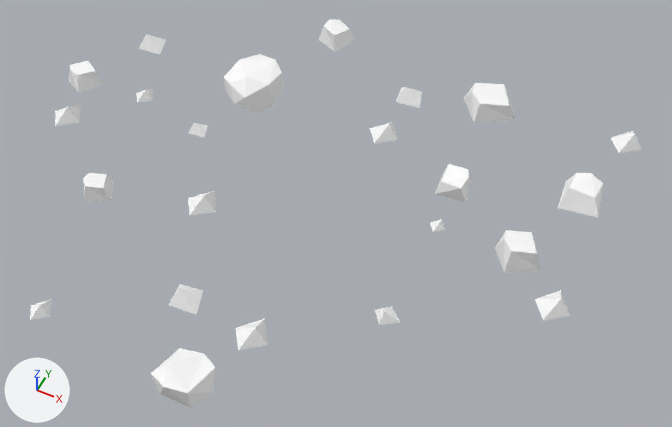
The glTF model public/siege/scifi/nature_SM_Terrain_Rubble_Pebbles_03.gltf: old version first, new version second.
Camera for both pictures: a 50 mm lens placed at (1.23, -2.06, 2.53), pointed at (0.21, -0.01, -0.04). The axes (+X, +Y, +Z) are drawn at lower left. The lights are the same throughout. The first picture is the older version. Where no turn or scale is listed for an object, it has been applied to the vertices.

The first picture shows 'SM_Terrain_Rubble_Pebbles_03'.
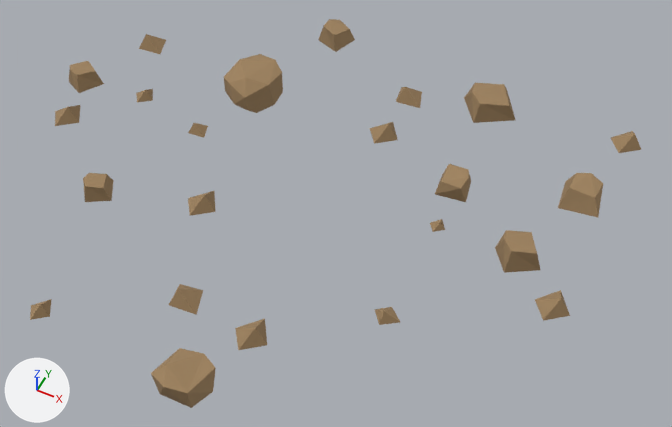
Boxes [x1, y1, x2, y2] around the edits, measured in the pictures (672 x 427 px):
'SM_Terrain_Rubble_Pebbles_03', surface changed
    both: [30, 19, 641, 408]

Edits to the bpy script that builds the scene:
```text
Add img_polygonnature_04:
    img_polygonnature_04 = load_image('PolygonNature_04', 'PolygonNature_04.webp', 512, 512, 'sRGB')
Change mat_lambert10:
    remove mat_lambert10.base_color = (1.0, 1.0, 1.0)  # white #ffffff
    add mat_lambert10.texture = img_polygonnature_04
```
